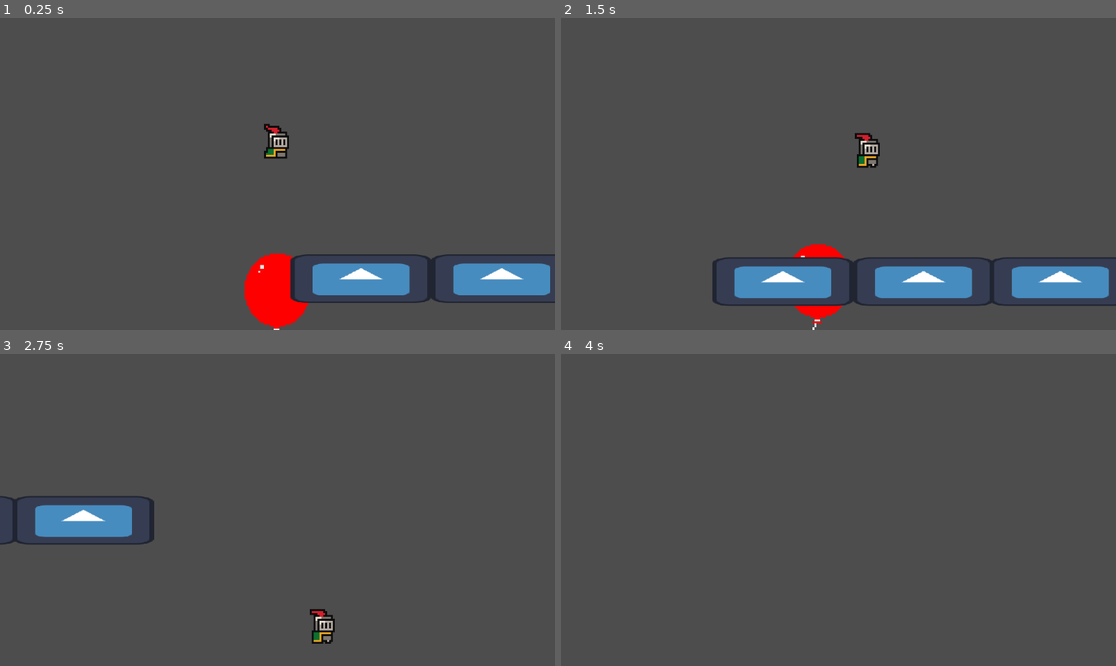
Above: before the commit, frames 1-4 (two rows, left to right).
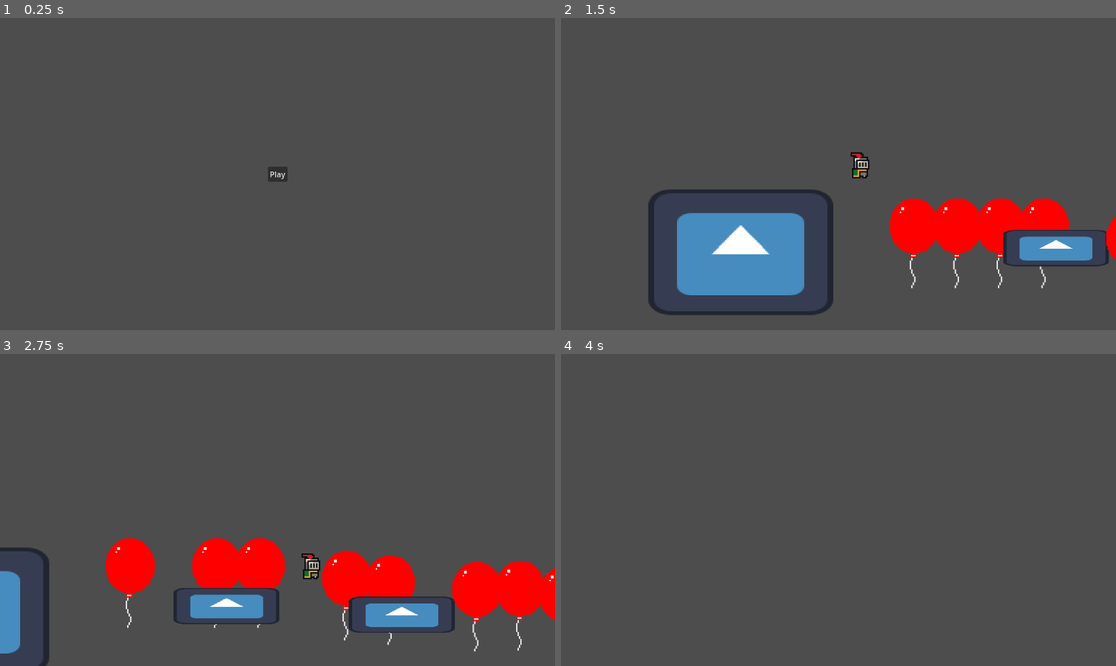
Above: after the commit, the same moments.

Repository: Cayuga007/game_jam_project
Game: Godot game, scene res://scenes/menu.tscn
Two runs of this game, one before a commit and one after it. Both use one fixed random seed, a clock stepped at 60 frames per second and the inputs below. Before the commit the project starts from res://scenes/game.tscn. The engine's default icon, where the game draws it, is replaced by a stand-in: a white triangle on a blue panel in a dark square.
Inputs (mouse positions are in pixels of both pictures, inside the frame that each line leads up to):
- Up to frame 1 (0.25 s): no input
- Up to frame 2 (1.5 s): click (838, 174) at 0.5 s, where only the run after the commit has a clickable "Play"; hold Right (ui_right) from 1.28 s (still down)
- Up to frame 3 (2.75 s): keep holding Right (ui_right)
- Up to frame 4 (4 s): release Right (ui_right) at 2.78 s; hold Left (ui_left) 2.78-3.53 s; tap Enter at 3.5 s; hold Right (ui_right) from 3.53 s (still down)

The runs differ from the first frame. In frame 1, 6.8% of the frame differs, in the area x 44-100%, y 33-100%; in frame 2, 18%, in the area x 15-100%, y 36-100%; in frame 3, 16%; in frame 4, nothing differs.

Commit message:
somewhat playable

Diff:
--- a/game_jam_project/balloon.tscn
+++ /dev/null
@@ -1,11 +0,0 @@
-[gd_scene load_steps=3 format=3 uid="uid://xk51urxqfmrh"]
-
-[ext_resource type="Script" uid="uid://bfwkm20dmhg4n" path="res://scripts/balloon.gd" id="1_r345k"]
-[ext_resource type="Texture2D" uid="uid://bs8w3nq8hhlgb" path="res://icon.svg" id="2_r345k"]
-
-[node name="Balloon" type="Node2D"]
-script = ExtResource("1_r345k")
-
-[node name="Sprite2D" type="Sprite2D" parent="."]
-scale = Vector2(0.5, 1)
-texture = ExtResource("2_r345k")
--- a/game_jam_project/cloud.tscn
+++ /dev/null
@@ -1,11 +0,0 @@
-[gd_scene load_steps=3 format=3 uid="uid://cmricpnr2nw3f"]
-
-[ext_resource type="Script" uid="uid://kp50mi7oo8nx" path="res://scripts/cloud.gd" id="1_b3oxr"]
-[ext_resource type="Texture2D" uid="uid://bs8w3nq8hhlgb" path="res://icon.svg" id="2_b3oxr"]
-
-[node name="Cloud" type="Node2D"]
-script = ExtResource("1_b3oxr")
-
-[node name="Sprite2D" type="Sprite2D" parent="."]
-scale = Vector2(1, 0.5)
-texture = ExtResource("2_b3oxr")
--- a/game_jam_project/project.godot
+++ b/game_jam_project/project.godot
@@ -11,7 +11,7 @@
 [application]
 
 config/name="game_jam_project"
-run/main_scene="uid://lbw4p7rlc5dk"
+run/main_scene="uid://dhke2wkovce3b"
 config/features=PackedStringArray("4.4", "Mobile")
 config/icon="res://icon.svg"
 
--- a/game_jam_project/scenes/bird.tscn
+++ b/game_jam_project/scenes/bird.tscn
@@ -1,10 +1,20 @@
-[gd_scene load_steps=3 format=3 uid="uid://5p3ehwkbfyci"]
+[gd_scene load_steps=4 format=3 uid="uid://5p3ehwkbfyci"]
 
 [ext_resource type="Script" uid="uid://usybctlonrmp" path="res://scripts/bird.gd" id="1_g5k2s"]
 [ext_resource type="Texture2D" uid="uid://bs8w3nq8hhlgb" path="res://icon.svg" id="2_crnqq"]
 
-[node name="Bird" type="Node2D"]
+[sub_resource type="CircleShape2D" id="CircleShape2D_3po83"]
+
+[node name="Bird" type="CharacterBody2D"]
 script = ExtResource("1_g5k2s")
 
 [node name="Sprite2D" type="Sprite2D" parent="."]
+scale = Vector2(0.2, 0.2)
 texture = ExtResource("2_crnqq")
+
+[node name="VisibleOnScreenNotifier2D" type="VisibleOnScreenNotifier2D" parent="."]
+position = Vector2(-0.500002, 0.499999)
+scale = Vector2(1.25, 1.25)
+
+[node name="CollisionShape2D" type="CollisionShape2D" parent="."]
+shape = SubResource("CircleShape2D_3po83")
--- a/game_jam_project/scenes/bloon.tscn
+++ b/game_jam_project/scenes/bloon.tscn
@@ -42,7 +42,7 @@
 [sub_resource type="CircleShape2D" id="CircleShape2D_ogyvl"]
 radius = 17.0
 
-[node name="Bloon" type="AnimatableBody2D"]
+[node name="Bloon" type="CharacterBody2D"]
 script = ExtResource("1_emhme")
 
 [node name="AnimatedSprite2D" type="AnimatedSprite2D" parent="."]
@@ -53,3 +53,7 @@
 [node name="CollisionShape2D" type="CollisionShape2D" parent="."]
 position = Vector2(0, -12)
 shape = SubResource("CircleShape2D_ogyvl")
+
+[node name="VisibleOnScreenNotifier2D" type="VisibleOnScreenNotifier2D" parent="."]
+position = Vector2(1.5, -0.75)
+scale = Vector2(1.75, 3.025)
--- a/game_jam_project/scenes/cloud.tscn
+++ b/game_jam_project/scenes/cloud.tscn
@@ -17,7 +17,7 @@
 [sub_resource type="RectangleShape2D" id="RectangleShape2D_2kyfr"]
 size = Vector2(72, 24)
 
-[node name="AnimatableBody2D" type="AnimatableBody2D"]
+[node name="AnimatableBody2D" type="CharacterBody2D"]
 script = ExtResource("1_2kyfr")
 
 [node name="AnimatedSprite2D" type="AnimatedSprite2D" parent="."]
@@ -28,3 +28,7 @@
 [node name="CollisionShape2D" type="CollisionShape2D" parent="."]
 position = Vector2(1, 1)
 shape = SubResource("RectangleShape2D_2kyfr")
+
+[node name="VisibleOnScreenNotifier2D" type="VisibleOnScreenNotifier2D" parent="."]
+position = Vector2(1, -9.53674e-07)
+scale = Vector2(3.6, 1.2)
--- a/game_jam_project/scenes/game.tscn
+++ b/game_jam_project/scenes/game.tscn
@@ -1,32 +1,34 @@
-[gd_scene load_steps=5 format=3 uid="uid://lbw4p7rlc5dk"]
+[gd_scene load_steps=6 format=3 uid="uid://lbw4p7rlc5dk"]
 
+[ext_resource type="Script" uid="uid://yh4745k6358e" path="res://scripts/obstacle_generation.gd" id="1_lnu2h"]
 [ext_resource type="PackedScene" uid="uid://cgcwfwemxukqg" path="res://scenes/player.tscn" id="1_uwrxv"]
-[ext_resource type="PackedScene" uid="uid://2xqdwui4o5qa" path="res://scenes/bloon.tscn" id="2_yqjtg"]
-[ext_resource type="PackedScene" uid="uid://dt1gm0a5xpgem" path="res://scenes/cloud.tscn" id="3_lnu2h"]
+[ext_resource type="Texture2D" uid="uid://bs8w3nq8hhlgb" path="res://icon.svg" id="2_yqjtg"]
 
 [sub_resource type="TileSet" id="TileSet_uwrxv"]
 
+[sub_resource type="RectangleShape2D" id="RectangleShape2D_yqjtg"]
+size = Vector2(125, 125)
+
 [node name="Game" type="Node2D"]
+script = ExtResource("1_lnu2h")
 
 [node name="Player" parent="." instance=ExtResource("1_uwrxv")]
-position = Vector2(47, 56)
+position = Vector2(92, 65)
 
 [node name="Camera2D" type="Camera2D" parent="Player"]
-zoom = Vector2(4, 4)
+zoom = Vector2(3, 3)
 position_smoothing_enabled = true
 
 [node name="TileMap" type="TileMap" parent="."]
 tile_set = SubResource("TileSet_uwrxv")
 format = 2
 
-[node name="Bloon" parent="." instance=ExtResource("2_yqjtg")]
-position = Vector2(47, 108)
+[node name="StartingPlatform" type="Sprite2D" parent="."]
+position = Vector2(35, 122)
+scale = Vector2(1, 0.68)
+texture = ExtResource("2_yqjtg")
 
-[node name="Cloud" parent="." instance=ExtResource("3_lnu2h")]
-position = Vector2(101, 88)
+[node name="StaticBody2D" type="StaticBody2D" parent="StartingPlatform"]
 
-[node name="Cloud2" parent="." instance=ExtResource("3_lnu2h")]
-position = Vector2(174, 88)
-
-[node name="Cloud3" parent="." instance=ExtResource("3_lnu2h")]
-position = Vector2(245, 88)
+[node name="CollisionShape2D" type="CollisionShape2D" parent="StartingPlatform/StaticBody2D"]
+shape = SubResource("RectangleShape2D_yqjtg")
--- /dev/null
+++ b/game_jam_project/scenes/menu.tscn
@@ -0,0 +1,27 @@
+[gd_scene load_steps=2 format=3 uid="uid://dhke2wkovce3b"]
+
+[ext_resource type="Script" uid="uid://dutctmjjap6rn" path="res://scripts/menu.gd" id="1_yqeox"]
+
+[node name="Menu" type="Control"]
+layout_mode = 3
+anchors_preset = 15
+anchor_right = 1.0
+anchor_bottom = 1.0
+grow_horizontal = 2
+grow_vertical = 2
+script = ExtResource("1_yqeox")
+
+[node name="Play" type="Button" parent="."]
+layout_mode = 1
+anchors_preset = 8
+anchor_left = 0.5
+anchor_top = 0.5
+anchor_right = 0.5
+anchor_bottom = 0.5
+offset_left = -4.0
+offset_top = -4.0
+offset_right = 4.0
+offset_bottom = 4.0
+grow_horizontal = 2
+grow_vertical = 2
+text = "Play"
--- a/game_jam_project/scripts/balloon.gd
+++ b/game_jam_project/scripts/balloon.gd
@@ -26,10 +26,5 @@
 
 
 func _process(delta: float) -> void:
-	position.y -= rise_speed * delta
-
-# Generated by ChatGPT
-func is_on_screen(camera: Camera2D) -> bool:
-	var screen_size = get_viewport().get_visible_rect().size
-	var camera_rect = Rect2(camera.global_position - screen_size / 2, screen_size)
-	return camera_rect.has_point(position)
+	if visible_on_screen.is_on_screen():
+		position.y -= rise_speed * delta
--- a/game_jam_project/scripts/bird.gd
+++ b/game_jam_project/scripts/bird.gd
@@ -10,4 +10,5 @@
 
 # Called every frame. 'delta' is the elapsed time since the previous frame.
 func _process(delta: float) -> void:
-	position.x -= BIRD_TRAVEL_SPEED * delta
+	if visible_on_screen.is_on_screen():
+		position.x -= BIRD_TRAVEL_SPEED * delta
--- a/game_jam_project/scripts/cloud.gd
+++ b/game_jam_project/scripts/cloud.gd
@@ -1,7 +1,7 @@
 class_name Cloud extends Obstacle
 
 
-const CLOUD_TRAVEL_SPEED = 100
+const CLOUD_TRAVEL_SPEED = 25
 
 # Called when the node enters the scene tree for the first time.
 func _ready() -> void:
@@ -10,4 +10,5 @@
 
 # Called every frame. 'delta' is the elapsed time since the previous frame.
 func _process(delta: float) -> void:
-	position.x -= CLOUD_TRAVEL_SPEED * delta
+	if visible_on_screen.is_on_screen():
+		position.x -= CLOUD_TRAVEL_SPEED * delta
--- /dev/null
+++ b/game_jam_project/scripts/menu.gd
@@ -0,0 +1,10 @@
+extends Control
+
+
+@onready var play: Button = $Play
+
+
+# Called when the node enters the scene tree for the first time.
+func _ready() -> void:
+	play.pressed.connect(func():
+		get_tree().change_scene_to_file("res://scenes/game.tscn"))
--- a/game_jam_project/scripts/obstacle.gd
+++ b/game_jam_project/scripts/obstacle.gd
@@ -1,11 +1,4 @@
 class_name Obstacle extends Node2D
 
 
-# Called when the node enters the scene tree for the first time.
-func _ready() -> void:
-	pass # Replace with function body.
-
-
-# Called every frame. 'delta' is the elapsed time since the previous frame.
-func _process(delta: float) -> void:
-	pass
+@onready var visible_on_screen: VisibleOnScreenNotifier2D = $VisibleOnScreenNotifier2D
--- a/game_jam_project/scripts/obstacle_generation.gd
+++ b/game_jam_project/scripts/obstacle_generation.gd
@@ -2,27 +2,33 @@
 
 
 const MAX_SAFE_OBSTACLES = 10
-const OBSTACLE_SPACING = 200
+const START_OBSTACLE_X = 125
+const BALLOON_Y = 125
+const OBSTACLE_SPACING = 30
 
 const BIRD_SPAWN_TIMER = 1#15
 const BIRD_SPAWN_OFFSET = 0#5
 const INITIAL_BIRD_SPAWN_OFFSET = 0#10
 
-const BALLOON = preload("res://balloon.tscn")
-const CLOUD = preload("res://cloud.tscn")
-const BIRD = preload("res://bird.tscn")
+const BALLOON = preload("res://scenes/bloon.tscn")
+const CLOUD = preload("res://scenes/cloud.tscn")
+const BIRD = preload("res://scenes/bird.tscn")
 
-var latest_obstacle: Obstacle
+@onready var player: Player = $Player
+@onready var camera: Camera2D = $Player/Camera2D
+
+var obstacle_offset: float = START_OBSTACLE_X
 var time_since_bird_spawn: float = 0.0
 var next_bird_spawn_time: float = 0.0
 
 
 func _ready() -> void:
-	generate_first_balloons()
-	generate_clouds()
-	generate_birds()
+	generate_first_obstacles()
 	set_bird_spawn_time()
 	next_bird_spawn_time += INITIAL_BIRD_SPAWN_OFFSET
+
+	player.obstacle_hit.connect(func():
+		spawn_new_balloon_or_cloud())
 
 
 func _process(delta: float) -> void:
@@ -32,36 +38,28 @@
 		set_bird_spawn_time()
 
 
-func generate_first_balloons() -> void:
-	latest_obstacle = create_new_balloon()
-	latest_obstacle.position = Vector2(250, 500)
-	for i in MAX_SAFE_OBSTACLES:
+func generate_first_obstacles() -> void:
+	var first_obstacle = create_new_balloon()
+	first_obstacle.position = Vector2(START_OBSTACLE_X, BALLOON_Y)
+	for i in range(MAX_SAFE_OBSTACLES):
 		spawn_new_balloon_or_cloud()
-
-
-func generate_clouds() -> void:
-	pass
-
-
-func generate_birds() -> void:
-	pass
 
 
 func create_new_balloon() -> Balloon:
 	var new_balloon = BALLOON.instantiate()
-	get_tree().current_scene.add_child(new_balloon)
+	get_tree().current_scene.call_deferred("add_child", new_balloon)
 	return new_balloon
 
 
 func create_new_bird() -> Bird:
 	var new_bird = BIRD.instantiate()
-	get_tree().current_scene.add_child(new_bird)
+	get_tree().current_scene.call_deferred("add_child", new_bird)
 	return new_bird
 
 
 func create_new_cloud() -> Cloud:
 	var new_cloud = CLOUD.instantiate()
-	get_tree().current_scene.add_child(new_cloud)
+	get_tree().current_scene.call_deferred("add_child", new_cloud)
 	return new_cloud
 
 
@@ -69,12 +67,12 @@
 	var new_obstacle: Obstacle
 	if randf() < 0.75:
 		new_obstacle = create_new_balloon()
-		new_obstacle.position.y = latest_obstacle.position.y
+		new_obstacle.position.y = BALLOON_Y
 	else:
 		new_obstacle = create_new_cloud()
-		new_obstacle.position.y = randi_range(500, 700)
-	new_obstacle.position.x = latest_obstacle.position.x + OBSTACLE_SPACING
-	latest_obstacle = new_obstacle
+		new_obstacle.position.y = randi_range(BALLOON_Y - 10, BALLOON_Y)
+	obstacle_offset += OBSTACLE_SPACING
+	new_obstacle.position.x = obstacle_offset
 
 
 func spawn_new_bird() -> void:
--- a/game_jam_project/scripts/player.gd
+++ b/game_jam_project/scripts/player.gd
@@ -1,5 +1,7 @@
-extends CharacterBody2D
+class_name Player extends CharacterBody2D
 
+
+signal obstacle_hit
 
 const SPEED = 130.0
 const JUMP_VELOCITY = -300.0
@@ -22,4 +24,7 @@
 
 
 func _on_area_2d_body_entered(body: Node2D) -> void:
-	velocity.y = JUMP_VELOCITY
+	if body is Balloon or body is Cloud:
+		body.queue_free()
+		obstacle_hit.emit()
+		velocity.y = JUMP_VELOCITY
Not shown, added: game_jam_project/scripts/menu.gd.uid
